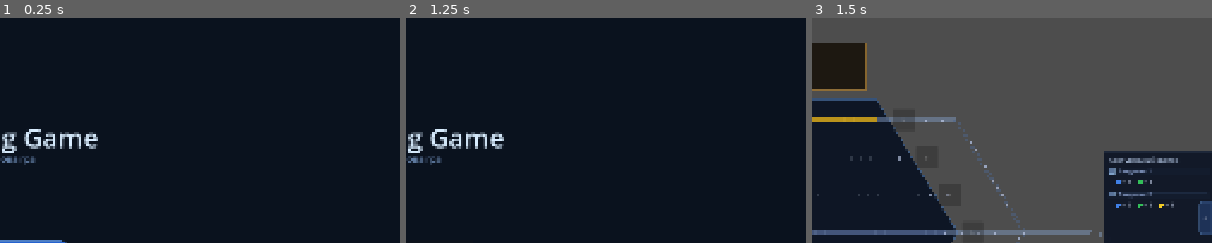
Above: before the commit, frames 1-3 (left to right).
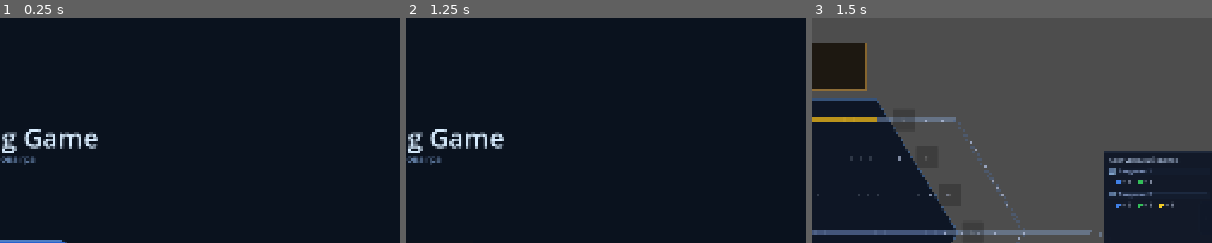
Above: after the commit, the same moments.

Repository: Fenimors99/shunting-game
Game: Godot game, scene res://scenes/LoginScreen.tscn
The game is run twice, just before and just after one commit, with the same random seed, the same clock (stepped at 60 frames per second) and the same inputs.
Inputs:
- Up to frame 1 (0.25 s): no input
- Up to frame 2 (1.25 s): click "Увійти через Google" at 0.5 s
- Up to frame 3 (1.5 s): tap Enter at 1.25 s
The pictures show only the part of the screen within x 50-100%, y 6-56%; the shares and areas given below are measured in that part.

Frames 1-2 are identical in both runs. In frame 3, 0.5% of the frame differs, in the area x 96-100%, y 81-97%.

Commit message:
fix(ui): TaskPanel z_index=1 — renders above wagons

Diff:
--- a/scripts/TaskPanel.gd
+++ b/scripts/TaskPanel.gd
@@ -15,6 +15,7 @@
 var _pos_closed: float
 
 func _ready() -> void:
+	z_index = 1  # поверх вагонів (z=0)
 	var vp := get_viewport_rect().size
 	_pos_open   = vp.x - PANEL_W
 	_pos_closed = vp.x
